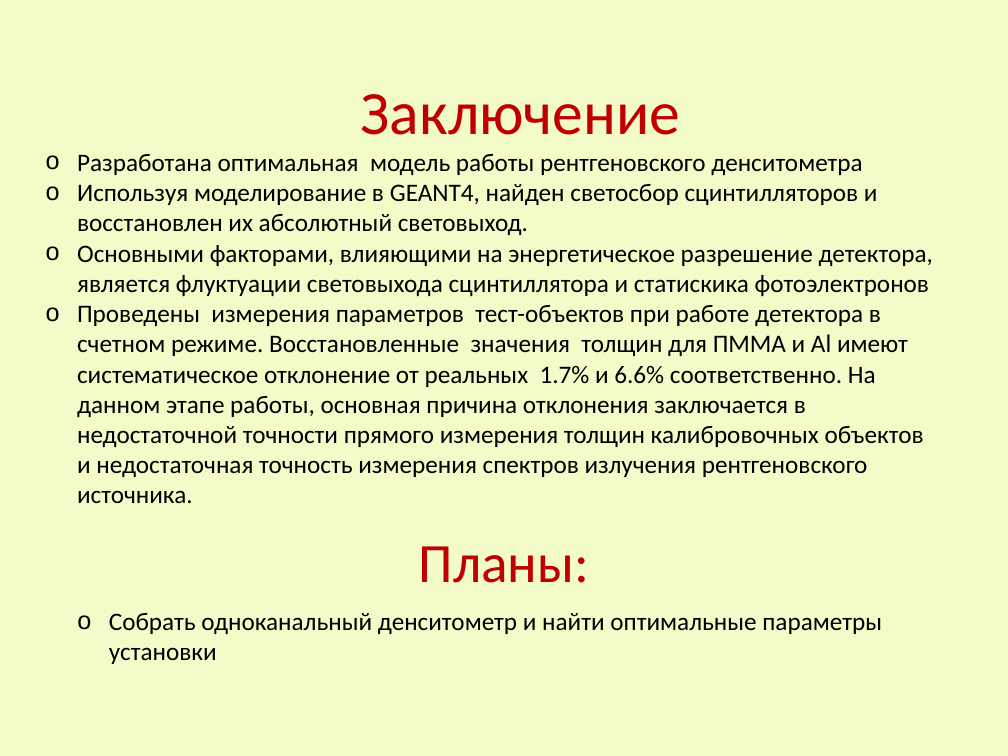
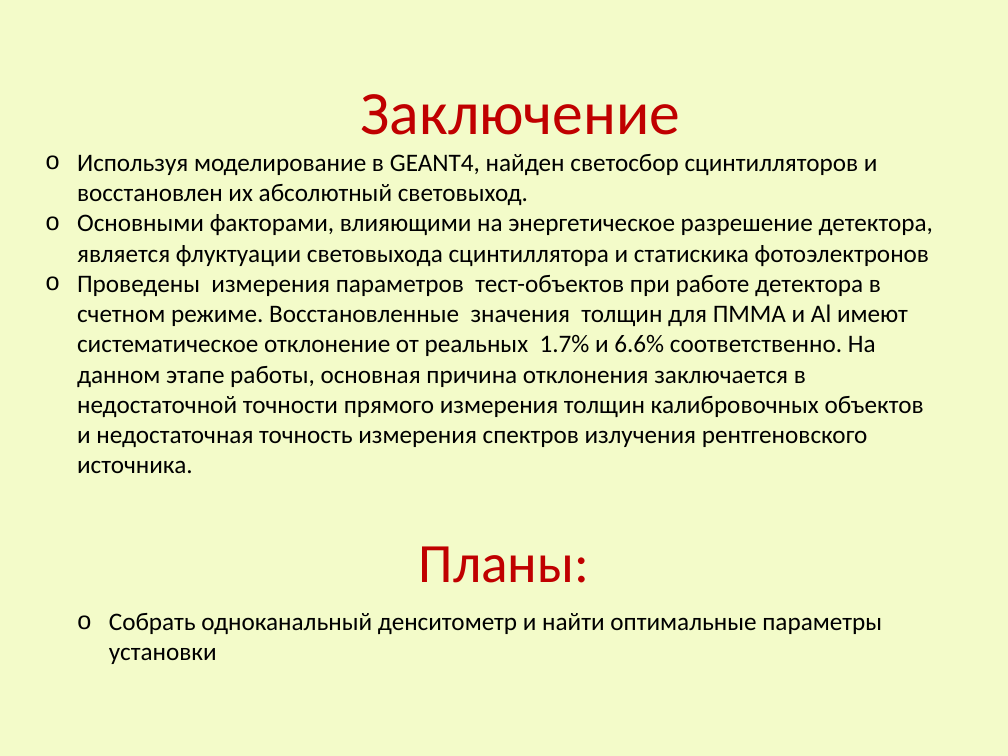
Before and after one commit to Vlad-ole/Presentations, a slide deck: slide 28 of March_2015/Oleynikov_.pptx. Drawn at 1008x756 pixels with LibreOffice and Linux fonts; fonts in the diff are those of the drawing. Boxes give left, top, right and bottom in pixels: in the first picture for what was removed or moved away, otherwise in the second. Text is boxed around its words. In the diff, an @@ line names an element or a change of style, - is before the commit and + after.

```diff
--- a/March_2015/Oleynikov_.pptx
+++ b/March_2015/Oleynikov_.pptx
@@ text at [77, 154, 862, 175]: paragraph removed @@
-o Разработана оптимальная модель работы рентгеновского денситометра
```
Also in this commit, not shown: 4 other slides changed.
